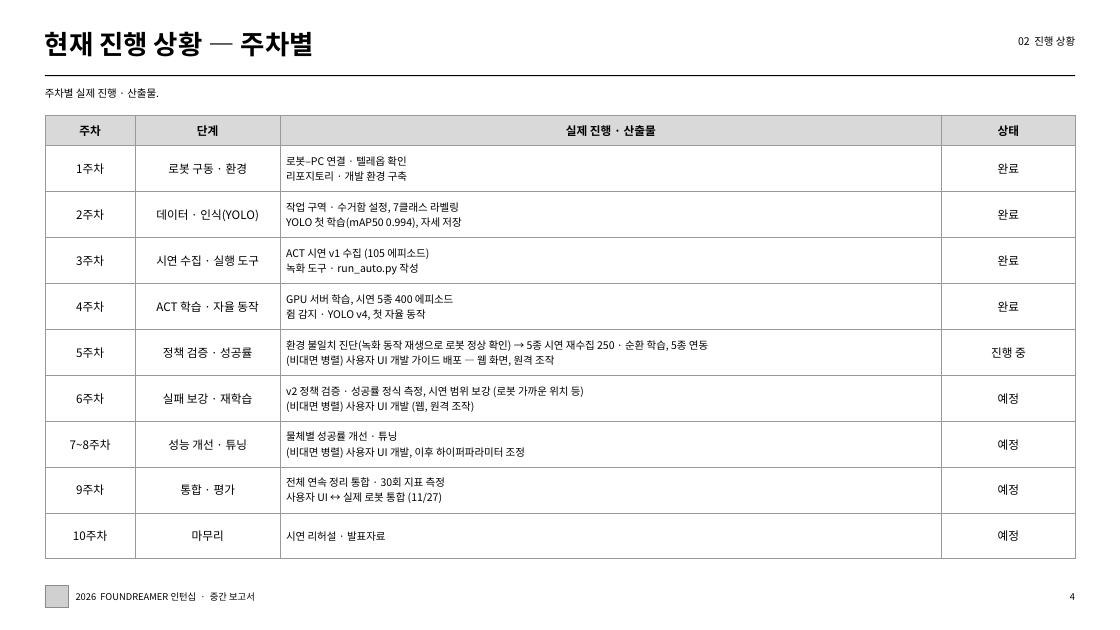
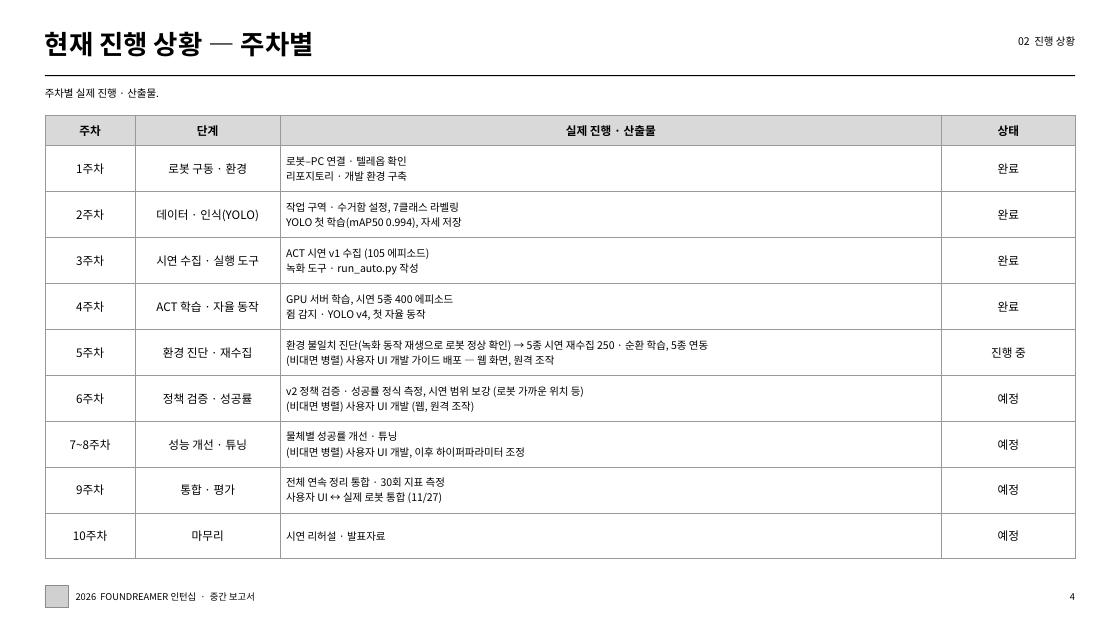
Before and after one commit to todtras/desk-cleanup-robot, a slide deck: slide 4 of doc/중간보고서/김태익_PhysicalAI_중간보고서.pptx. Drawn at 1120x630 pixels with LibreOffice and Linux fonts; fonts in the diff are those of the drawing; grey boxes stand for pictures. Boxes give left, top, right and bottom in pixels: in the first picture for what was removed or moved away, otherwise in the second. Text is boxed around its words. In the diff, an @@ line names an element or a change of style, - is before the commit and + after.

```diff
--- a/doc/중간보고서/김태익_PhysicalAI_중간보고서.pptx
+++ b/doc/중간보고서/김태익_PhysicalAI_중간보고서.pptx
@@ table at [45, 115, 1076, 559] @@
-row 6, column 2: 정책 검증 · 성공률
+row 6, column 2: 환경 진단 · 재수집
-row 7, column 2: 실패 보강 · 재학습
+row 7, column 2: 정책 검증 · 성공률
```
Also in this commit, not shown: 3 other slides changed, 12 other files.
